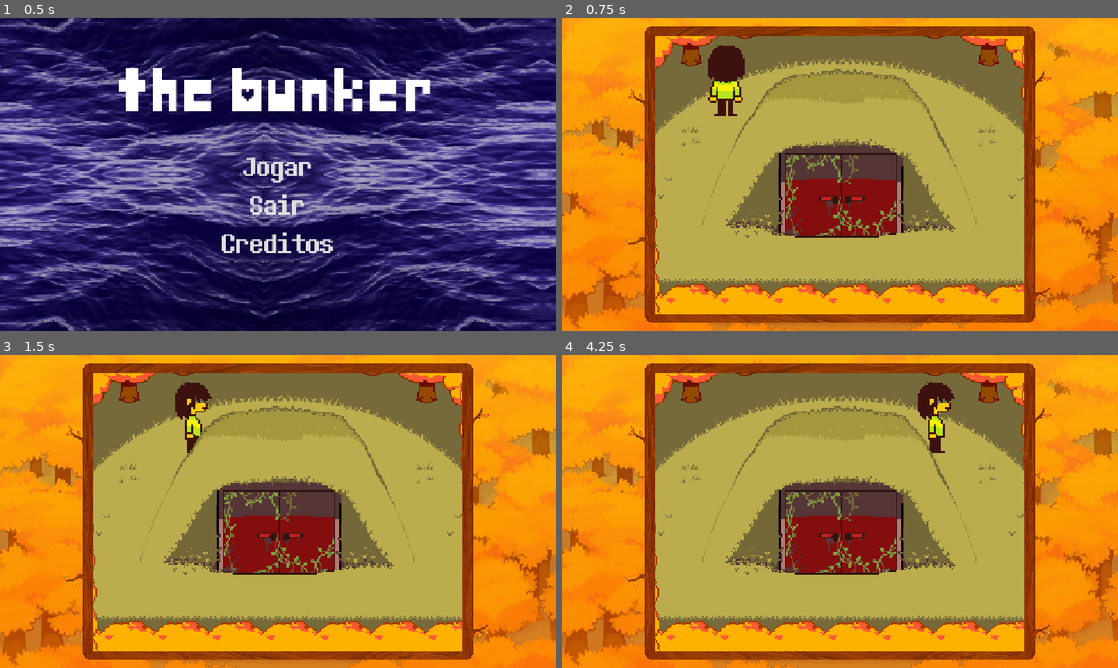
Above: before the commit, frames 1-4 (two rows, left to right).
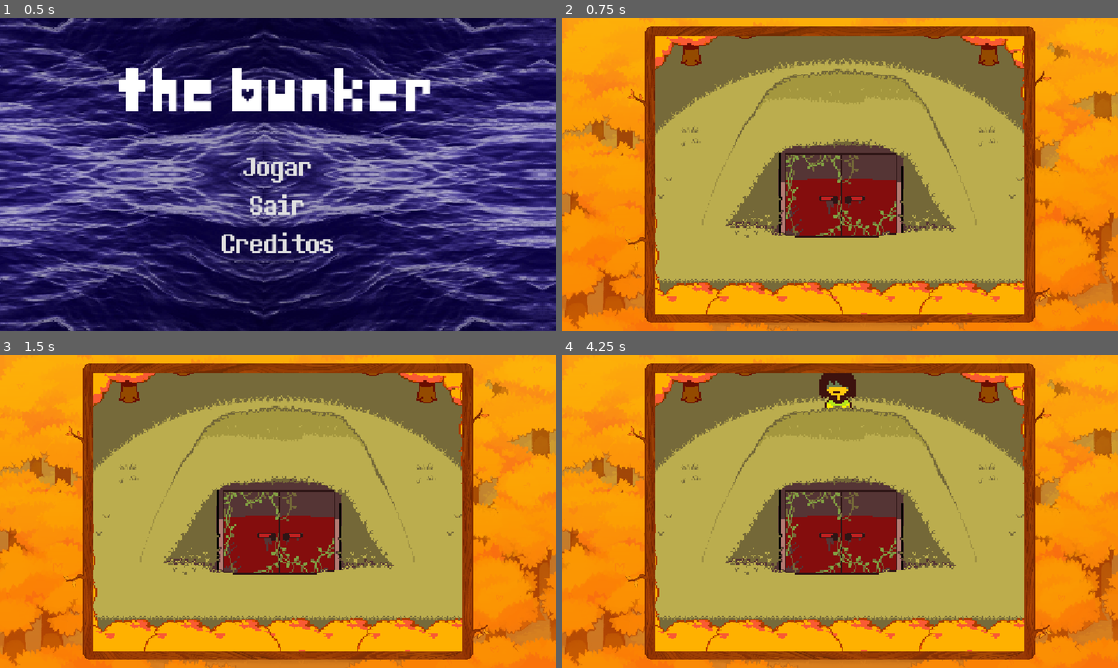
Above: after the commit, the same moments.

Repository: victorslx345/The-Bunker
Game: Godot game, scene res://cenas/menu.tscn
The game is run twice, just before and just after one commit, with the same random seed, the same clock (stepped at 60 frames per second) and the same inputs.
Inputs:
- Up to frame 1 (0.5 s): no input
- Up to frame 2 (0.75 s): click "Jogar" at 0.5 s
- Up to frame 3 (1.5 s): tap Enter (ui_accept) at 1.25 s; hold Right (ui_right) from 1.28 s (still down); tap Z (interagir) at 1.35 s
- Up to frame 4 (4.25 s): tap Enter (ui_accept) at 1.52, 2.27, 3.77 s; tap Z (interagir) at 2.1, 2.85, 3.6 s; release Right (ui_right) at 2.78 s; hold Left (ui_left) 2.78-3.53 s; hold Right (ui_right) from 3.53 s (still down)

Frame 1 is identical in both runs. In frame 2, 2.7% of the frame differs, in the area x 16-84%, y 8-95%; in frame 3, 2.3%; in frame 4, 2.9%, in the area x 16-84%, y 5-95%.

Commit message:
Animaçao funcinando certinha, mini cena no inicio ajustado ambiente incial

Diff:
--- a/cenas/bunker.tscn
+++ b/cenas/bunker.tscn
@@ -5,18 +5,15 @@
 [ext_resource type="Texture2D" uid="uid://dcc478mpj0ded" path="res://assets/shelter/bunker_abrido_down.png" id="2_xj1bx"]
 [ext_resource type="Texture2D" uid="uid://b4s1k1gnbtmj8" path="res://assets/shelter/bunker_up.png" id="3_qafao"]
 [ext_resource type="Texture2D" uid="uid://w3j221ttbfdw" path="res://assets/shelter/bunker_down.png" id="4_jmpd3"]
-[ext_resource type="Texture2D" uid="uid://dbmox668v02qa" path="res://assets/kris/kris (2).png" id="4_tn21j"]
+[ext_resource type="Texture2D" uid="uid://dbmox668v02qa" path="res://assets/kris/kris_andando.png" id="4_tn21j"]
 [ext_resource type="Texture2D" uid="uid://dvu7jmgsnn7tw" path="res://assets/shelter/PC _ Computer - Deltarune - Backgrounds - Hometown (Exterior) (2).png" id="4_xj1bx"]
 [ext_resource type="Script" uid="uid://crjhhfiqc52ou" path="res://scripts/kris.gd" id="5_phha8"]
 [ext_resource type="Texture2D" uid="uid://bp28s2thdim3a" path="res://assets/shelter/border_lw_town_0.png" id="5_qafao"]
-[ext_resource type="Texture2D" uid="uid://dri37eega1reu" path="res://assets/kris/PC _ Computer - Deltarune - Playable Characters - Kris (Chapter 1 + 2) (2).png" id="7_jmpd3"]
-[ext_resource type="Texture2D" uid="uid://df7a1v5jyknn4" path="res://assets/kris/PC _ Computer - Deltarune - Playable Characters - Kris (Chapter 1 + 2) (1).png" id="8_phha8"]
-[ext_resource type="Texture2D" uid="uid://da2j242t4oiqb" path="res://assets/kris/PC _ Computer - Deltarune - Playable Characters - Kris (Chapter 1 + 2).png" id="10_phha8"]
-[ext_resource type="Texture2D" uid="uid://vo0mpwjfef1e" path="res://assets/kris/kris_up.png" id="12_nnh55"]
+[ext_resource type="Texture2D" uid="uid://dri37eega1reu" path="res://assets/kris/kris_andando_up.png" id="7_jmpd3"]
+[ext_resource type="Texture2D" uid="uid://d2w5jcm8oqorg" path="res://assets/kris/kris_andando_lado.png" id="9_yyqby"]
+[ext_resource type="Texture2D" uid="uid://da2j242t4oiqb" path="res://assets/kris/kris_parado.png" id="10_phha8"]
+[ext_resource type="Script" uid="uid://ofsti44t46jk" path="res://scripts/idle.gd" id="12_yyqby"]
 [ext_resource type="Script" uid="uid://blovk6wpm8hji" path="res://scripts/character_body_2d.gd" id="13_ghnf1"]
-[ext_resource type="Texture2D" uid="uid://ddfk31eougrwv" path="res://assets/kris/kris.png" id="13_lbscf"]
-[ext_resource type="Texture2D" uid="uid://b3j240lox36t8" path="res://assets/kris/kris_l.png" id="14_43kmc"]
-[ext_resource type="Texture2D" uid="uid://btoid4y1008o8" path="res://assets/kris/kris_r.png" id="15_mm4sy"]
 
 [sub_resource type="RectangleShape2D" id="RectangleShape2D_aj4ri"]
 size = Vector2(86, 682)
@@ -26,6 +23,9 @@
 
 [sub_resource type="RectangleShape2D" id="RectangleShape2D_cf16f"]
 size = Vector2(1059, 11)
+
+[sub_resource type="RectangleShape2D" id="RectangleShape2D_ls2uy"]
+size = Vector2(1148, 9)
 
 [sub_resource type="AtlasTexture" id="AtlasTexture_yyqby"]
 atlas = ExtResource("3_qafao")
@@ -64,19 +64,19 @@
 size = Vector2(419, 54)
 
 [sub_resource type="RectangleShape2D" id="RectangleShape2D_kxkrw"]
-size = Vector2(408, 58)
+size = Vector2(408, 43)
 
 [sub_resource type="RectangleShape2D" id="RectangleShape2D_nw1q6"]
-size = Vector2(97, 31.5)
+size = Vector2(97, 46.5)
 
 [sub_resource type="RectangleShape2D" id="RectangleShape2D_deghi"]
-size = Vector2(91, 31)
+size = Vector2(90, 47)
 
 [sub_resource type="RectangleShape2D" id="RectangleShape2D_ux7cy"]
 size = Vector2(250, 177)
 
 [sub_resource type="RectangleShape2D" id="RectangleShape2D_p5ndd"]
-size = Vector2(228, 19)
+size = Vector2(228, 14)
 
 [sub_resource type="AtlasTexture" id="AtlasTexture_edcp2"]
 atlas = ExtResource("7_jmpd3")
@@ -95,19 +95,19 @@
 region = Rect2(72, 0, 19, 38)
 
 [sub_resource type="AtlasTexture" id="AtlasTexture_43kmc"]
-atlas = ExtResource("8_phha8")
+atlas = ExtResource("9_yyqby")
 region = Rect2(0, 0, 19, 38)
 
 [sub_resource type="AtlasTexture" id="AtlasTexture_mm4sy"]
-atlas = ExtResource("8_phha8")
+atlas = ExtResource("9_yyqby")
 region = Rect2(24, 0, 19, 38)
 
 [sub_resource type="AtlasTexture" id="AtlasTexture_sooru"]
-atlas = ExtResource("8_phha8")
+atlas = ExtResource("9_yyqby")
 region = Rect2(48, 0, 19, 38)
 
 [sub_resource type="AtlasTexture" id="AtlasTexture_gof4i"]
-atlas = ExtResource("8_phha8")
+atlas = ExtResource("9_yyqby")
 region = Rect2(72, 0, 19, 38)
 
 [sub_resource type="AtlasTexture" id="AtlasTexture_5cs4p"]
@@ -126,110 +126,113 @@
 atlas = ExtResource("4_tn21j")
 region = Rect2(72, 0, 19, 38)
 
+[sub_resource type="SpriteFrames" id="SpriteFrames_ri44r"]
+animations = [{
+"frames": [{
+"duration": 1.0,
+"texture": SubResource("AtlasTexture_edcp2")
+}, {
+"duration": 1.0,
+"texture": SubResource("AtlasTexture_rvdk3")
+}, {
+"duration": 1.0,
+"texture": SubResource("AtlasTexture_nnh55")
+}, {
+"duration": 1.0,
+"texture": SubResource("AtlasTexture_lbscf")
+}],
+"loop": 1,
+"name": &"andadno_cima",
+"speed": 5.0
+}, {
+"frames": [{
+"duration": 1.0,
+"texture": SubResource("AtlasTexture_43kmc")
+}, {
+"duration": 1.0,
+"texture": SubResource("AtlasTexture_mm4sy")
+}, {
+"duration": 1.0,
+"texture": SubResource("AtlasTexture_sooru")
+}, {
+"duration": 1.0,
+"texture": SubResource("AtlasTexture_gof4i")
+}],
+"loop": 1,
+"name": &"andando_lado",
+"speed": 5.0
+}, {
+"frames": [{
+"duration": 1.0,
+"texture": SubResource("AtlasTexture_5cs4p")
+}, {
+"duration": 1.0,
+"texture": SubResource("AtlasTexture_xj1bx")
+}, {
+"duration": 1.0,
+"texture": SubResource("AtlasTexture_qafao")
+}, {
+"duration": 1.0,
+"texture": SubResource("AtlasTexture_t0d5f")
+}],
+"loop": 1,
+"name": &"default",
+"speed": 5.0
+}]
+
+[sub_resource type="RectangleShape2D" id="RectangleShape2D_2hl1l"]
+size = Vector2(77, 148.5)
+
+[sub_resource type="AtlasTexture" id="AtlasTexture_6osoy"]
+atlas = ExtResource("10_phha8")
+region = Rect2(0, 132, 19, 38)
+
+[sub_resource type="AtlasTexture" id="AtlasTexture_yxv4j"]
+atlas = ExtResource("10_phha8")
+region = Rect2(0, 0, 19, 38)
+
+[sub_resource type="AtlasTexture" id="AtlasTexture_s1dmj"]
+atlas = ExtResource("10_phha8")
+region = Rect2(0, 88, 19, 38)
+
 [sub_resource type="AtlasTexture" id="AtlasTexture_xva2t"]
 atlas = ExtResource("10_phha8")
-region = Rect2(0, 0, 19, 38)
-
-[sub_resource type="AtlasTexture" id="AtlasTexture_pkput"]
-atlas = ExtResource("10_phha8")
-region = Rect2(0, 132, 19, 38)
-
-[sub_resource type="AtlasTexture" id="AtlasTexture_vlvfj"]
-atlas = ExtResource("10_phha8")
-region = Rect2(0, 88, 19, 38)
-
-[sub_resource type="AtlasTexture" id="AtlasTexture_xcvgp"]
-atlas = ExtResource("10_phha8")
 region = Rect2(0, 44, 19, 38)
 
-[sub_resource type="SpriteFrames" id="SpriteFrames_ri44r"]
+[sub_resource type="SpriteFrames" id="SpriteFrames_ls2uy"]
 animations = [{
 "frames": [{
 "duration": 1.0,
-"texture": SubResource("AtlasTexture_edcp2")
-}, {
-"duration": 1.0,
-"texture": SubResource("AtlasTexture_rvdk3")
-}, {
-"duration": 1.0,
-"texture": SubResource("AtlasTexture_nnh55")
-}, {
-"duration": 1.0,
-"texture": SubResource("AtlasTexture_lbscf")
-}],
-"loop": 2,
-"name": &"andadno_cima",
-"speed": 5.0
-}, {
-"frames": [{
-"duration": 1.0,
-"texture": SubResource("AtlasTexture_43kmc")
-}, {
-"duration": 1.0,
-"texture": SubResource("AtlasTexture_mm4sy")
-}, {
-"duration": 1.0,
-"texture": SubResource("AtlasTexture_sooru")
-}, {
-"duration": 1.0,
-"texture": SubResource("AtlasTexture_gof4i")
-}],
-"loop": 1,
-"name": &"andando_lado",
-"speed": 5.0
-}, {
-"frames": [{
-"duration": 1.0,
-"texture": SubResource("AtlasTexture_5cs4p")
-}, {
-"duration": 1.0,
-"texture": SubResource("AtlasTexture_xj1bx")
-}, {
-"duration": 1.0,
-"texture": SubResource("AtlasTexture_qafao")
-}, {
-"duration": 1.0,
-"texture": SubResource("AtlasTexture_t0d5f")
-}],
-"loop": 1,
+"texture": SubResource("AtlasTexture_6osoy")
+}],
+"loop": 0,
+"name": &"cima",
+"speed": 5.0
+}, {
+"frames": [{
+"duration": 1.0,
+"texture": SubResource("AtlasTexture_yxv4j")
+}],
+"loop": 0,
 "name": &"default",
 "speed": 5.0
 }, {
 "frames": [{
 "duration": 1.0,
+"texture": SubResource("AtlasTexture_s1dmj")
+}],
+"loop": 0,
+"name": &"direita",
+"speed": 5.0
+}, {
+"frames": [{
+"duration": 1.0,
 "texture": SubResource("AtlasTexture_xva2t")
 }],
-"loop": 1,
-"name": &"parado",
-"speed": 5.0
-}, {
-"frames": [{
-"duration": 1.0,
-"texture": SubResource("AtlasTexture_pkput")
-}],
-"loop": 1,
-"name": &"parado_cima",
-"speed": 5.0
-}, {
-"frames": [{
-"duration": 1.0,
-"texture": SubResource("AtlasTexture_vlvfj")
-}],
-"loop": 1,
-"name": &"parado_dire",
-"speed": 5.0
-}, {
-"frames": [{
-"duration": 1.0,
-"texture": SubResource("AtlasTexture_xcvgp")
-}],
-"loop": 1,
-"name": &"parado_esq",
+"loop": 0,
+"name": &"esquerda",
 "speed": 5.0
 }]
-
-[sub_resource type="RectangleShape2D" id="RectangleShape2D_2hl1l"]
-size = Vector2(77, 148.5)
 
 [node name="Bunker_cena" type="Node2D" unique_id=423744718]
 script = ExtResource("1_t0d5f")
@@ -374,6 +377,28 @@
 scale = Vector2(1, 1.004)
 texture = ExtResource("4_xj1bx")
 
+[node name="arvore_chao" type="Sprite2D" parent="cenario" unique_id=1159029878]
+z_index = 3
+texture_filter = 1
+position = Vector2(213, 605)
+scale = Vector2(3, 3)
+texture = ExtResource("4_xj1bx")
+
+[node name="arvore_chao2" type="Sprite2D" parent="cenario/arvore_chao" unique_id=2088042010]
+texture_filter = 1
+position = Vector2(150.33334, -0.33333334)
+texture = ExtResource("4_xj1bx")
+
+[node name="arvore_chao" type="Sprite2D" parent="cenario/arvore_chao/arvore_chao2" unique_id=879191883]
+texture_filter = 1
+position = Vector2(72.66667, 0)
+texture = ExtResource("4_xj1bx")
+
+[node name="arvore_chao" type="Sprite2D" parent="cenario/arvore_chao" unique_id=1607727740]
+texture_filter = 1
+position = Vector2(75.66667, 0)
+texture = ExtResource("4_xj1bx")
+
 [node name="parede_l" type="CollisionShape2D" parent="cenario" unique_id=328335686]
 position = Vector2(33, 331)
 shape = SubResource("RectangleShape2D_aj4ri")
@@ -385,6 +410,11 @@
 [node name="teto" type="CollisionShape2D" parent="cenario" unique_id=887112778]
 position = Vector2(519.5, -4.5)
 shape = SubResource("RectangleShape2D_cf16f")
+disabled = true
+
+[node name="chao" type="CollisionShape2D" parent="cenario" unique_id=85140107]
+position = Vector2(574, 642.5)
+shape = SubResource("RectangleShape2D_ls2uy")
 
 [node name="Bunker" type="StaticBody2D" parent="." unique_id=489467673]
 
@@ -412,15 +442,15 @@
 shape = SubResource("RectangleShape2D_kbp17")
 
 [node name="hitbox3" type="CollisionShape2D" parent="Bunker" unique_id=537693598]
-position = Vector2(575, 253)
+position = Vector2(575, 245.5)
 shape = SubResource("RectangleShape2D_kxkrw")
 
 [node name="hitbox_lado" type="CollisionShape2D" parent="Bunker" unique_id=1094020511]
-position = Vector2(415.5, 297.75)
+position = Vector2(415.5, 290.25)
 shape = SubResource("RectangleShape2D_nw1q6")
 
 [node name="hitbox_lado2" type="CollisionShape2D" parent="Bunker" unique_id=1349208597]
-position = Vector2(739.5, 298.5)
+position = Vector2(739, 290.5)
 shape = SubResource("RectangleShape2D_deghi")
 
 [node name="interacao" type="Area2D" parent="Bunker" unique_id=1352377178]
@@ -433,55 +463,34 @@
 [node name="teleporte" type="Area2D" parent="Bunker" unique_id=1294863547]
 
 [node name="hitbox" type="CollisionShape2D" parent="Bunker/teleporte" unique_id=2080142517]
-position = Vector2(579, 291.5)
+position = Vector2(579, 276)
 shape = SubResource("RectangleShape2D_p5ndd")
 debug_color = Color(0.99591, 0, 0.19757634, 0.81960785)
 
 [node name="kris" type="CharacterBody2D" parent="." unique_id=761743697]
 z_index = 1
-position = Vector2(100, 0)
+position = Vector2(571, -122)
 script = ExtResource("5_phha8")
 
 [node name="kris_sprites" type="AnimatedSprite2D" parent="kris" unique_id=1756349172]
-texture_filter = 1
-position = Vector2(241, 131)
+visible = false
+texture_filter = 1
 scale = Vector2(4, 4)
 sprite_frames = SubResource("SpriteFrames_ri44r")
-animation = &"parado_cima"
+animation = &"andando_lado"
+autoplay = "default"
 
 [node name="hitbox" type="CollisionShape2D" parent="kris" unique_id=1020780036]
-position = Vector2(241.5, 129.25)
 shape = SubResource("RectangleShape2D_2hl1l")
 one_way_collision = true
 one_way_collision_direction = Vector2(0, -1)
 
-[node name="parado_up" type="Sprite2D" parent="kris" unique_id=102717466]
-visible = false
-texture_filter = 1
-position = Vector2(241, 131)
+[node name="idle" type="AnimatedSprite2D" parent="kris" unique_id=489887236]
+texture_filter = 1
 scale = Vector2(4, 4)
-texture = ExtResource("12_nnh55")
-
-[node name="parado_down" type="Sprite2D" parent="kris" unique_id=609247574]
-visible = false
-texture_filter = 1
-position = Vector2(241, 131)
-scale = Vector2(4, 4)
-texture = ExtResource("13_lbscf")
-
-[node name="parado_esq" type="Sprite2D" parent="kris" unique_id=1583290869]
-visible = false
-texture_filter = 1
-position = Vector2(241, 131)
-scale = Vector2(4, 4)
-texture = ExtResource("14_43kmc")
-
-[node name="parado_dir" type="Sprite2D" parent="kris" unique_id=949491517]
-visible = false
-texture_filter = 1
-position = Vector2(241, 131)
-scale = Vector2(4, 4)
-texture = ExtResource("15_mm4sy")
+sprite_frames = SubResource("SpriteFrames_ls2uy")
+autoplay = "default"
+script = ExtResource("12_yyqby")
 
 [node name="CanvasLayer" type="CanvasLayer" parent="." unique_id=1062801181]
 
@@ -494,6 +503,10 @@
 [node name="CharacterBody2D" type="CharacterBody2D" parent="." unique_id=1804091023]
 script = ExtResource("13_ghnf1")
 
+[node name="Timer" type="Timer" parent="." unique_id=1204454070]
+one_shot = true
+autostart = true
+
 [connection signal="body_entered" from="Bunker/interacao" to="." method="_on_interacao_body_entered"]
 [connection signal="body_exited" from="Bunker/interacao" to="." method="_on_interacao_body_exited"]
 [connection signal="body_entered" from="Bunker/teleporte" to="." method="_on_teleporte_body_entered"]
--- /dev/null
+++ b/scripts/idle.gd
@@ -0,0 +1,18 @@
+extends AnimatedSprite2D
+
+
+# Called when the node enters the scene tree for the first time.
+func _ready() -> void:
+	pass # Replace with function body.
+
+
+# Called every frame. 'delta' is the elapsed time since the previous frame.
+func _process(delta: float) -> void:
+	if Input.is_action_pressed('ui_down'):
+		play("default")
+	if Input.is_action_pressed('ui_up'):
+		play("cima")
+	if Input.is_action_pressed('ui_right'):
+		play("direita")
+	if Input.is_action_pressed('ui_left'):
+		play("esquerda")
--- a/scripts/kris.gd
+++ b/scripts/kris.gd
@@ -1,29 +1,55 @@
 extends CharacterBody2D
 
-
+var mover = true
 const SPEED = 300.0
-
-
+var anim = true
+func _ready() -> void:
+	pass
 
 func _physics_process(delta: float) -> void:
 	velocity.x = 0
 	velocity.y = 0
+	if mover == true:
+		if velocity.x == 0 and velocity.y == 0:
+			$idle.visible = true
+			$kris_sprites.visible = false
+		if Input.is_action_pressed('ui_up'):
+			velocity.y = -1*SPEED
+			$kris_sprites.play("andadno_cima")
+			$kris_sprites.flip_h = false
+			$idle.visible = false
+			$kris_sprites.visible = true
+		if Input.is_action_pressed('ui_down'):
+			velocity.y = SPEED
+			$kris_sprites.play("default")
+			$kris_sprites.flip_h = false
+			$idle.visible = false
+			$kris_sprites.visible = true
+		if Input.is_action_pressed('ui_right'):
+			velocity.x = SPEED
+			$kris_sprites.play("andando_lado")
+			$kris_sprites.flip_h = false
+			$idle.visible = false
+			$kris_sprites.visible = true
+		if Input.is_action_pressed('ui_left'):
+			velocity.x = -1*SPEED
+			$kris_sprites.play("andando_lado")
+			$kris_sprites.flip_h = true
+			$idle.visible = false
+			$kris_sprites.visible = true
+	move_and_slide()
 
-	if Input.is_action_pressed('ui_up'):
-		velocity.y = -1*SPEED
-		$kris_sprites.play("andadno_cima")
-		$kris_sprites.flip_h = false
-		$parado_up.is_visible_in_tree()
-	if Input.is_action_pressed('ui_down'):
-		velocity.y = SPEED
+#ANIMAÇAO~~~~~~~~~~~~~~~~~~~~~~~~~~~~~~~~~~~~~~~~~~~~~~~~
+
+	if position.y != 120 and anim == true:
+		mover = false
+		move_local_y(1)
+		$kris_sprites.visible = true
+		$idle.visible = false
 		$kris_sprites.play("default")
-		$kris_sprites.flip_h = false
-	if Input.is_action_pressed('ui_right'):
-		velocity.x = SPEED
-		$kris_sprites.play("andando_lado")
-		$kris_sprites.flip_h = true
-	if Input.is_action_pressed('ui_left'):
-		velocity.x = -1*SPEED
-		$kris_sprites.play("andando_lado")
-		$kris_sprites.flip_h = false
-	move_and_slide()
+	if position.y == 120:
+		$kris_sprites.visible = false
+		$idle.visible = true
+		mover = true
+		anim = false
+		$"../cenario/teto".disabled = false
Binary file removed: assets/kris/PC _ Computer - Deltarune - Playable Characters - Kris (Chapter 1 + 2) (1).png
Not shown, removed: assets/kris/PC _ Computer - Deltarune - Playable Characters - Kris (Chapter 1 + 2) (1).png.import
Not shown, removed: assets/kris/PC _ Computer - Deltarune - Playable Characters - Kris (Chapter 1 + 2) (2).png.import
Not shown, removed: assets/kris/PC _ Computer - Deltarune - Playable Characters - Kris (Chapter 1 + 2).png.import
Not shown, removed: assets/kris/kris (2).png.import
Binary file removed: assets/kris/kris.png
Not shown, removed: assets/kris/kris.png.import
Renamed: assets/kris/kris (2).png -> assets/kris/kris_andando.png
Not shown, added: assets/kris/kris_andando.png.import
Binary file added: assets/kris/kris_andando_lado.png
Not shown, added: assets/kris/kris_andando_lado.png.import
Renamed: assets/kris/PC _ Computer - Deltarune - Playable Characters - Kris (Chapter 1 + 2) (2).png -> assets/kris/kris_andando_up.png
(and 10 more such lines)
